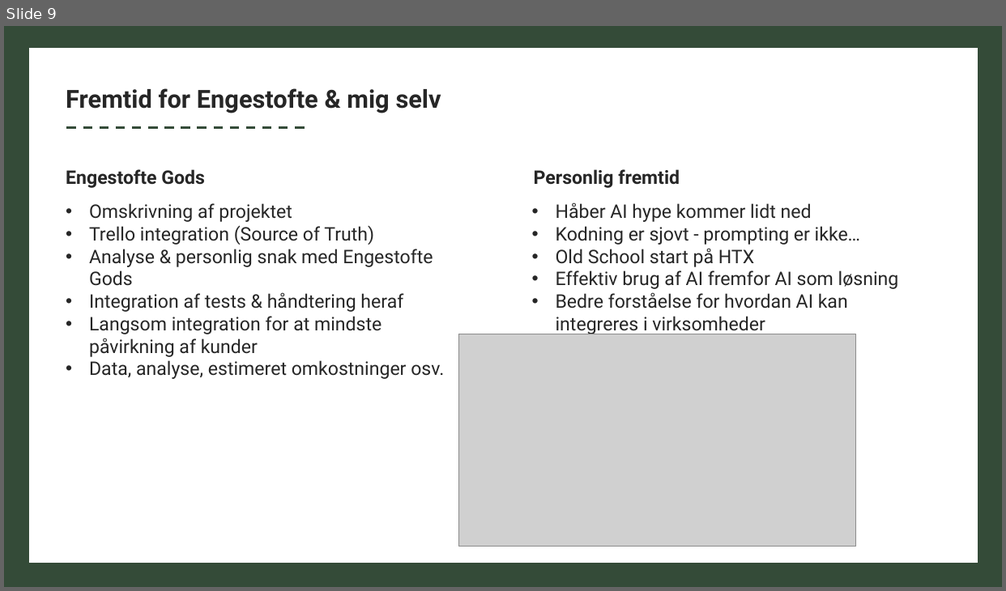
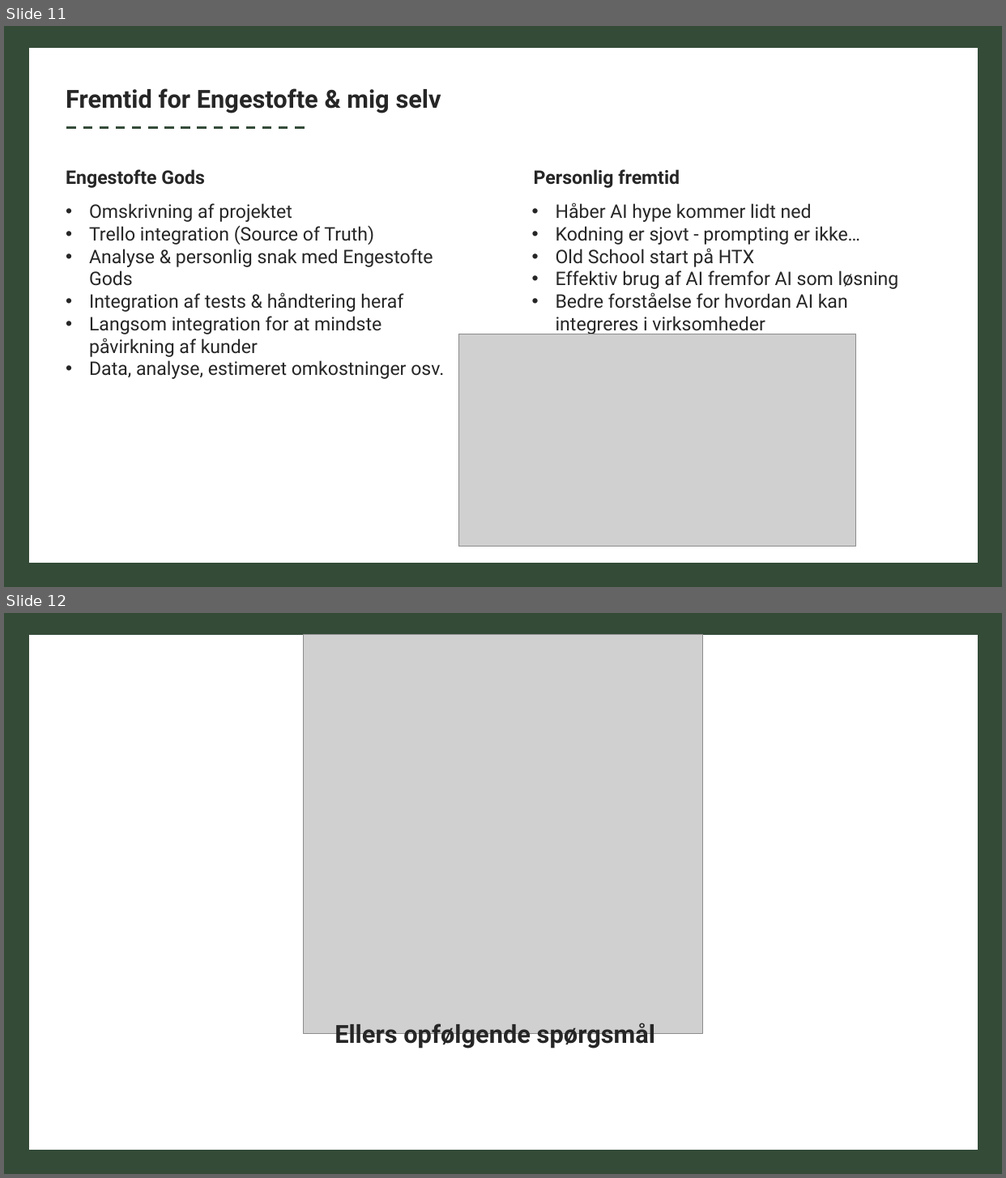
Before and after one commit to Guacamoleboy/engestofte-gods, a slide deck: exam/exam.pptx. Shown one above the other, each under a label of ours: slide 9 before the commit, slides 11 and 12 after it. The pictures are 1006x591 and 1006x1178 pixels, drawn with LibreOffice and Linux fonts; fonts in the diff are those of the drawing; grey boxes stand for pictures. Boxes give left, top, right and bottom in pixels: in the first picture for what was removed or moved away, otherwise in the second. Text is boxed around its words. In the diff, an @@ line names an element or a change of style, - is before the commit and + after.

```diff
--- a/exam/exam.pptx
+++ b/exam/exam.pptx
@@ slide 12 added at [4,613,1002,1174], background #FFFFFF @@
@@ rectangle added at [16,622,991,1163], fill #FFFFFF, outline #344B38 25 pt @@
@@ picture added at [304,634,703,1033] @@
@@ text added at [334,1023,655,1050], 24 pt, text #262626, bold @@
+Ellers opfølgende spørgsmål
@@ what was slide 9 is now slide 11 @@
```
Also in this commit, not shown: 2 other slides added, 1 slide removed, 3 other files.
